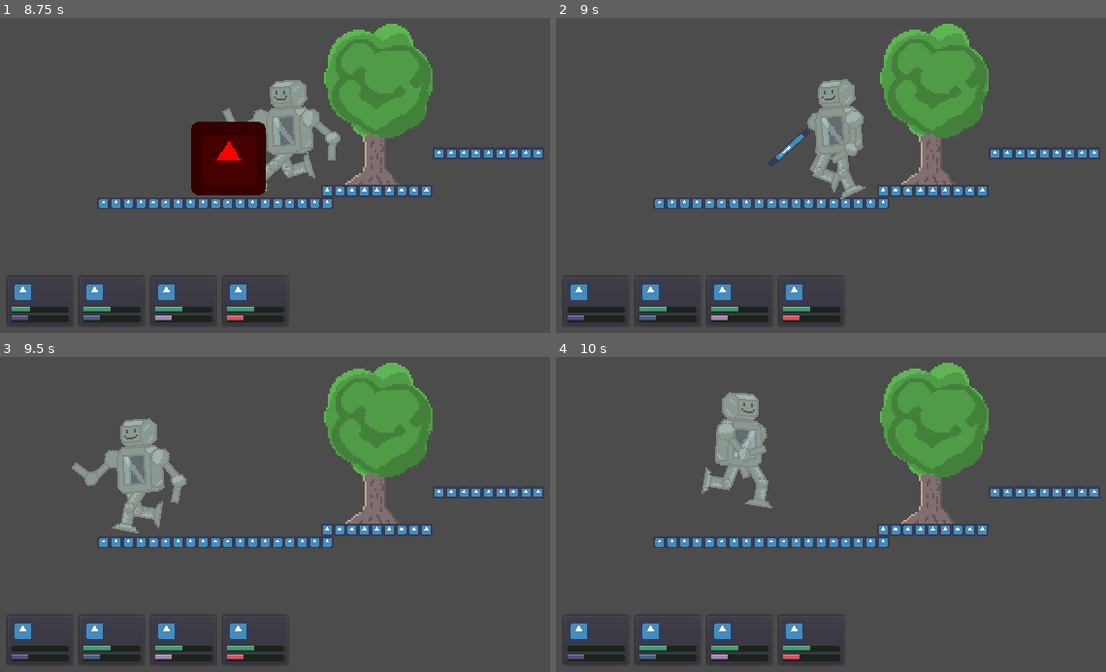
Above: before the commit, frames 1-4 (two rows, left to right).
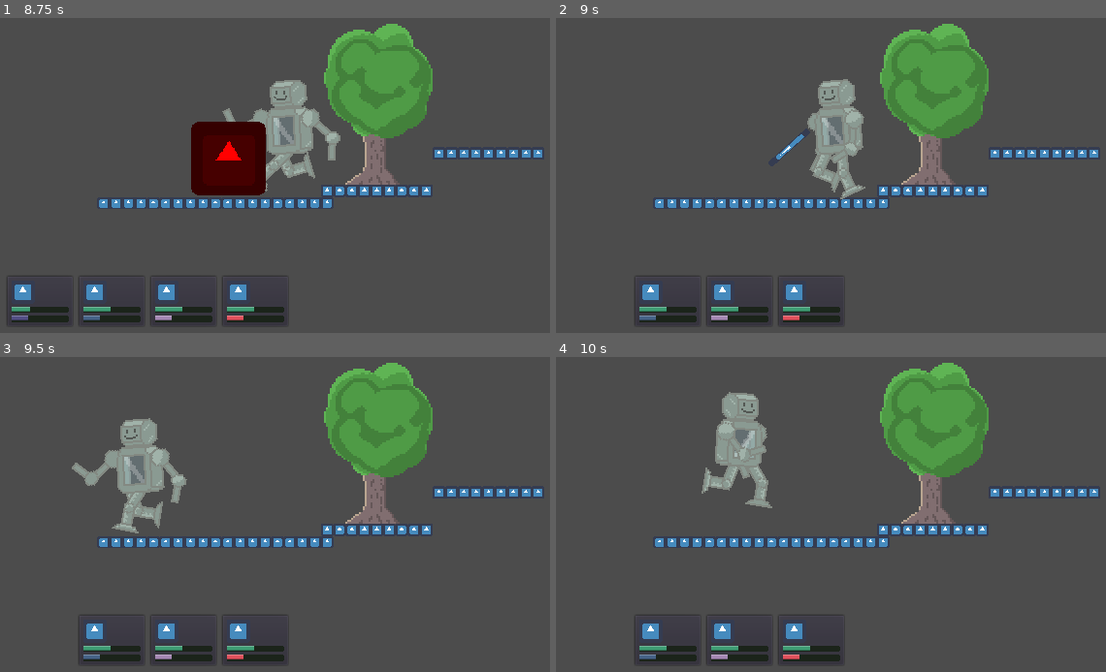
Above: after the commit, the same moments.

Repository: Cosebdd/CosmoDream
Game: Godot game, scene res://world/World.tscn
Same seed, same stepped clock (60 frames per second), same inputs: the game is played once before the commit and once after it. The engine's default icon, where the game draws it, is replaced by a stand-in: a white triangle on a blue panel in a dark square.
Inputs:
- Up to frame 1 (8.75 s): hold Right (move_right) 0.53-2.03 s; tap F (base_attack) every 0.75 s from 0.6 to 8.1 s; tap Space (jump) at 0.77, 1.52, 3.02, 3.77, 4.52, 6.02, 6.77, 7.52 s; hold Left (move_left) 2.03-4.28 s; hold Right (move_right) 4.28-8.03 s; hold Left (move_left) from 8.03 s (still down)
- Up to frame 2 (9 s): keep holding Left (move_left); tap F (base_attack) at 8.85 s
- Up to frame 3 (9.5 s): keep holding Left (move_left); tap Space (jump) at 9.02 s
- Up to frame 4 (10 s): release Left (move_left) at 9.53 s; hold Right (move_right) from 9.53 s (still down); tap F (base_attack) at 9.6 s; tap Space (jump) at 9.77 s

Frame 1 is identical in both runs. In frame 2, 0.6% of the frame differs, in the area x 1-13%, y 81-98%; in frame 3, 0.6%; in frame 4, 0.6%.

Commit message:
feature(HUD): make panel invisible after kill

Diff:
--- a/HUD/ability_cells/AbilityCells.gd
+++ b/HUD/ability_cells/AbilityCells.gd
@@ -2,6 +2,7 @@
 
 
 onready var bar = $"./CanvasLayer/PanelContainer/VBoxContainer/TextureProgress"
+onready var panel = $"CanvasLayer/PanelContainer"
 
 func _ready():
 	var max_health = get_node("../Enemy").max_health
@@ -13,3 +14,5 @@
 
 func _on_Enemy_health_changed(health_value):
 	bar.value = health_value
+	if health_value <= 0:
+		panel.visible = false
